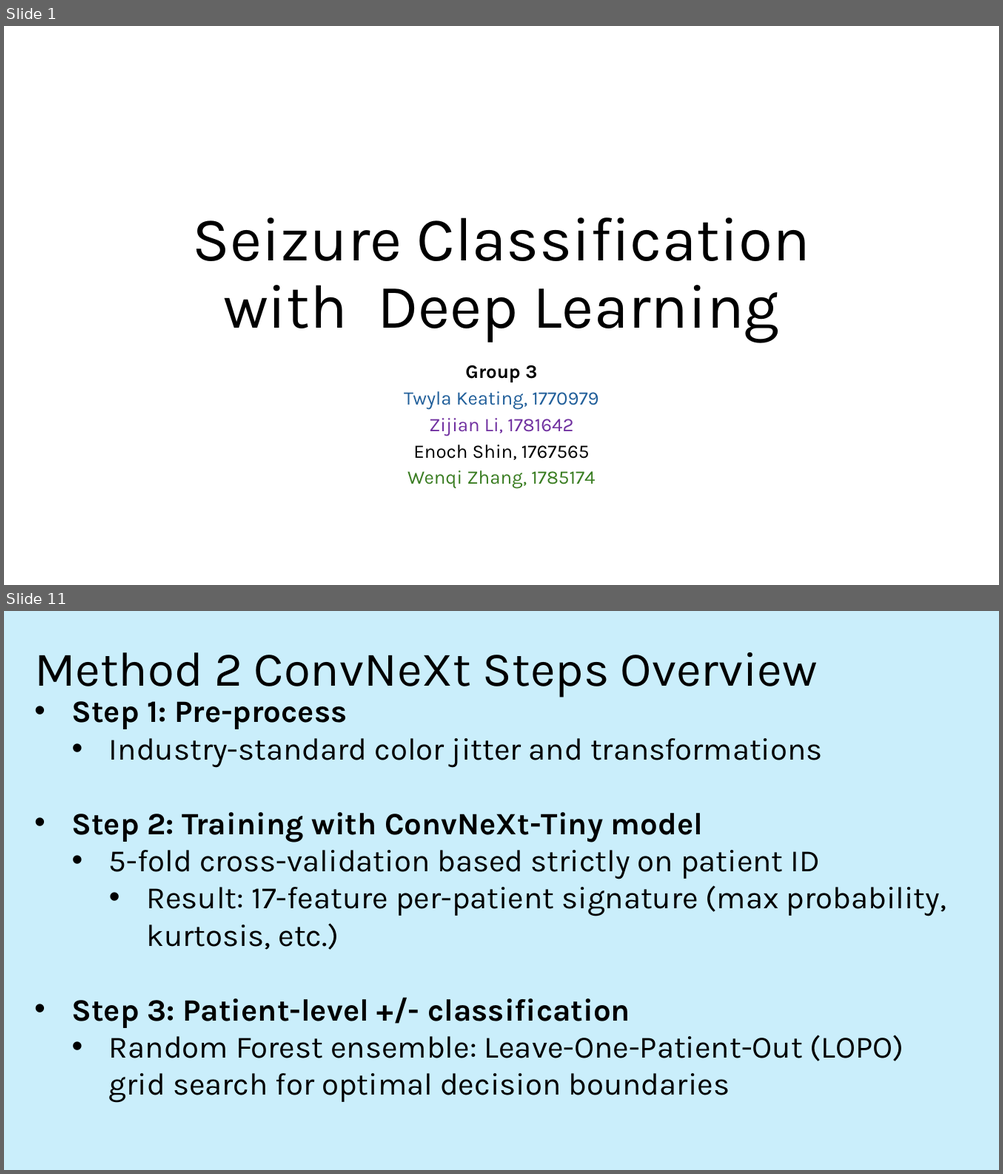
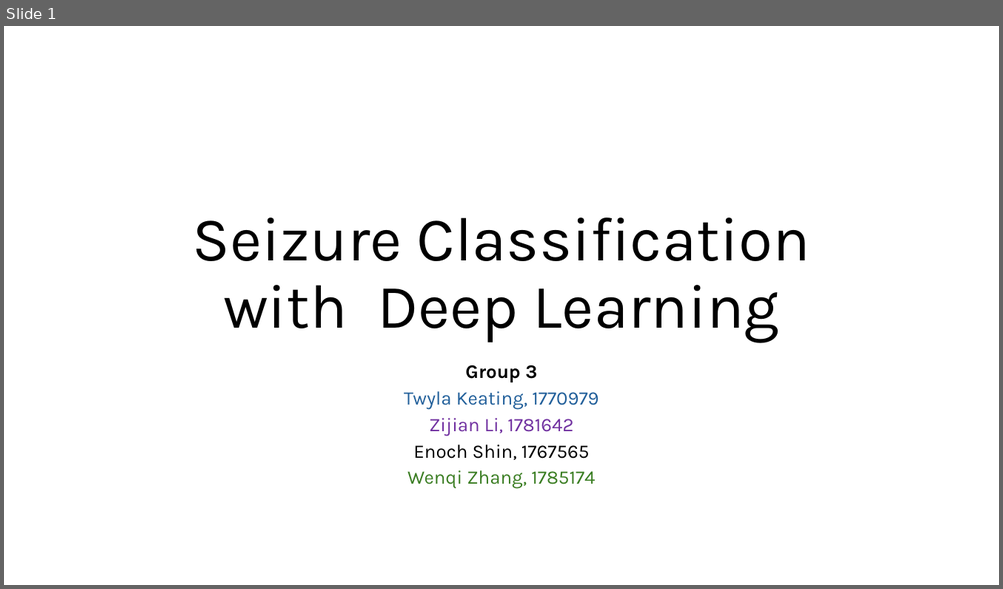
Before and after one commit to eshin21/EpilepsyDeepLearning, a slide deck: Group 3 Seizures Deep Learning Presentation.pptx. Shown one above the other, each under a label of ours: slides 1 and 11 before the commit, slide 1 after it; the slides between them are not shown. The pictures are 1003x1174 and 1003x589 pixels, drawn with LibreOffice and Linux fonts; fonts in the diff are those of the drawing. Boxes give left, top, right and bottom in pixels: in the first picture for what was removed or moved away, otherwise in the second. Text is boxed around its words. In the diff, an @@ line names an element or a change of style, - is before the commit and + after.

```diff
--- a/Group 3 Seizures Deep Learning Presentation.pptx
+++ b/Group 3 Seizures Deep Learning Presentation.pptx
@@ slide 11 removed at <box>4,611,999,1170</box>, background #CAEEFB @@
@@ title removed at <box>34,652,817,698</box> @@
-Method 2 ConvNeXt Steps Overview
@@ text removed at <box>72,701,946,1103</box> @@
-• Step 1: Pre-process
-  • Industry-standard color jitter and transformations
-• Step 2: Training with ConvNeXt-Tiny model
-  • 5-fold cross-validation based strictly on patient ID
-    • Result: 17-feature per-patient signature (max probability, kurtosis, etc.)
-• Step 3: Patient-level +/- classification
-  • Random Forest ensemble: Leave-One-Patient-Out (LOPO) grid search for optimal decision boundaries
```
Also in this commit, not shown: 2 slides changed, 11 slides added, 18 other slides removed.
